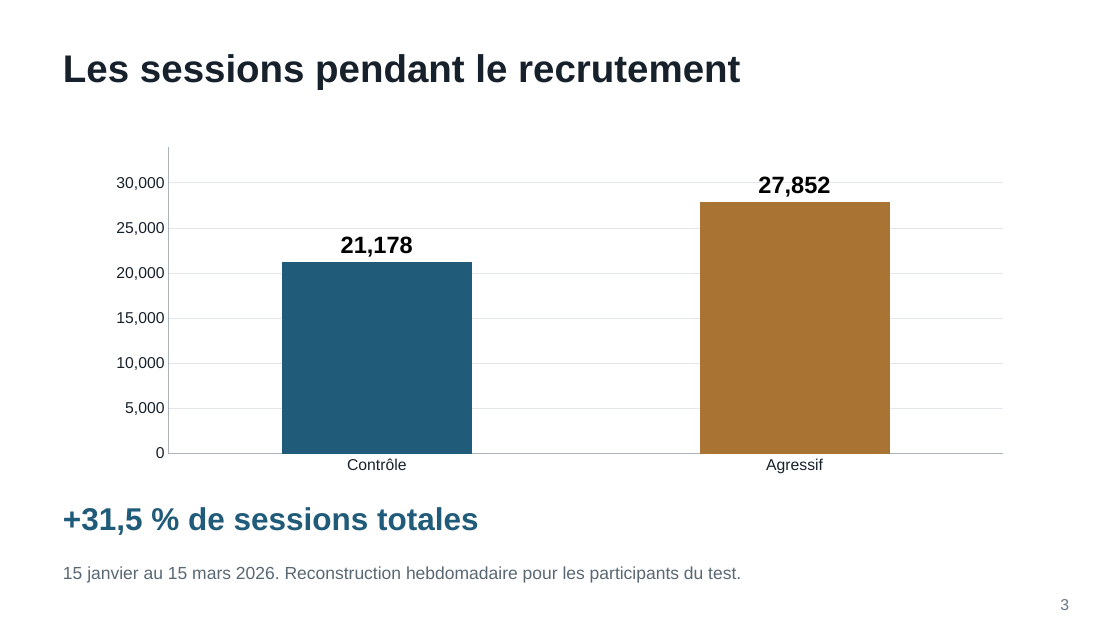
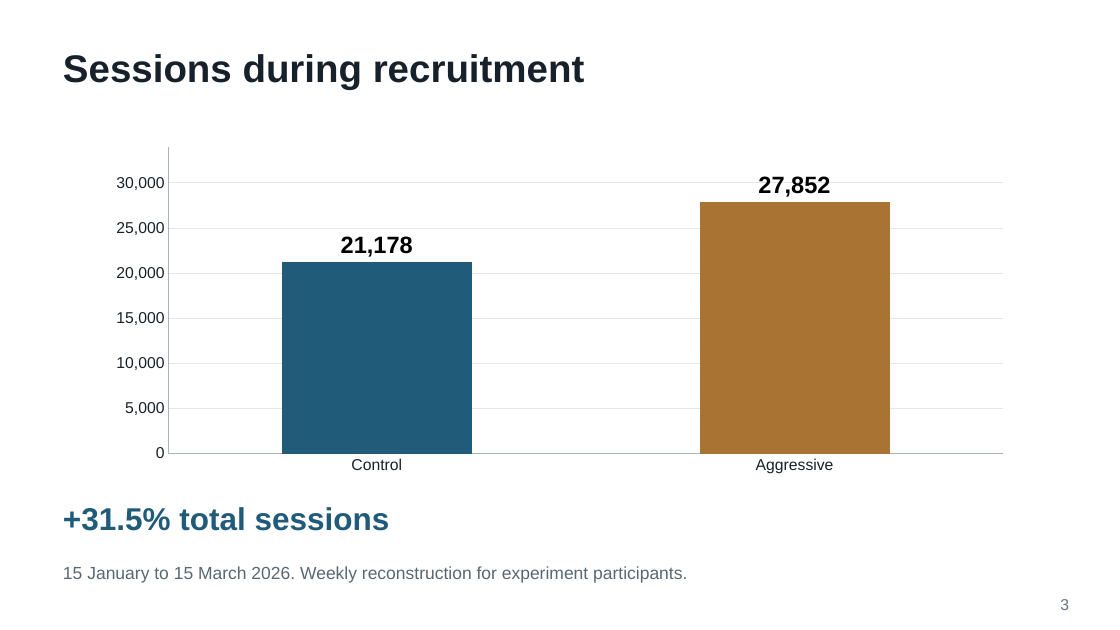
Before and after one commit to moss5002/GrowthModel, a slide deck: slide 3 of deliverables/G06_Echo_slides.pptx. Drawn at 1120x630 pixels with LibreOffice and Linux fonts; fonts in the diff are those of the drawing. Boxes give left, top, right and bottom in pixels: in the first picture for what was removed or moved away, otherwise in the second. Text is boxed around its words. In the diff, an @@ line names an element or a change of style, - is before the commit and + after.

```diff
--- a/deliverables/G06_Echo_slides.pptx
+++ b/deliverables/G06_Echo_slides.pptx
@@ text at (63,54,585,89): text changed @@
-Les sessions pendant le recrutement
+Sessions during recruitment
@@ column chart at (98,140,1023,481) @@
-categories: Contrôle, Agressif
+categories: Control, Aggressive
@@ text at (63,507,390,531): text changed @@
-+31,5 % de sessions totales
++31.5% total sessions
@@ text at (63,566,687,583): text changed @@
-15 janvier au 15 mars 2026. Reconstruction hebdomadaire pour les participants du test.
+15 January to 15 March 2026. Weekly reconstruction for experiment participants.
```
Also in this commit, not shown: 6 other slides changed, 3 slides added, 3 slides removed, 7 other files.
